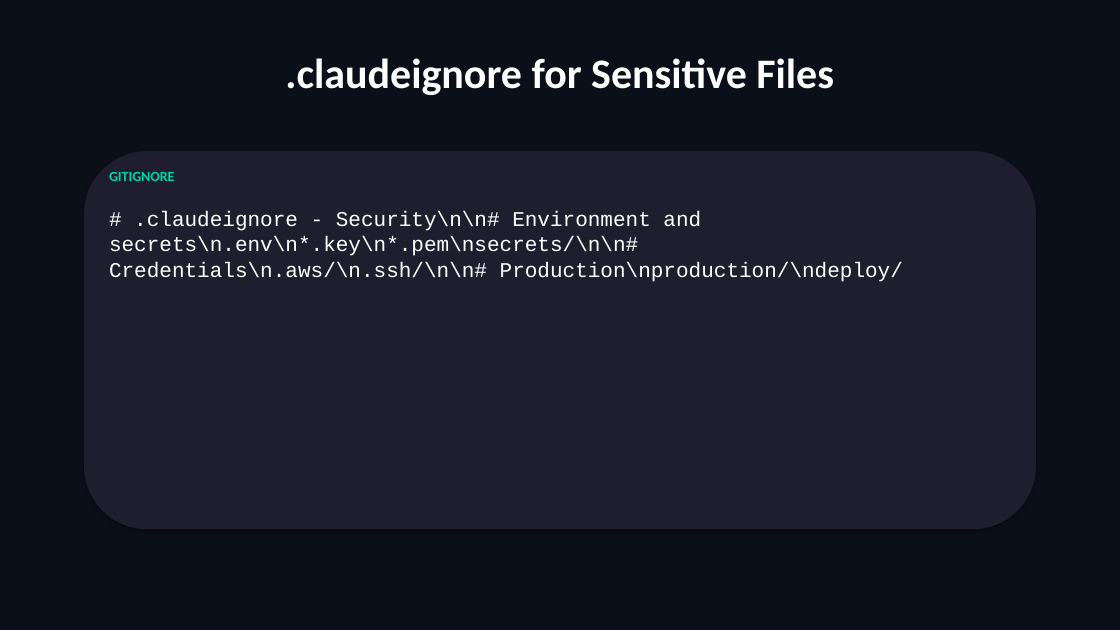
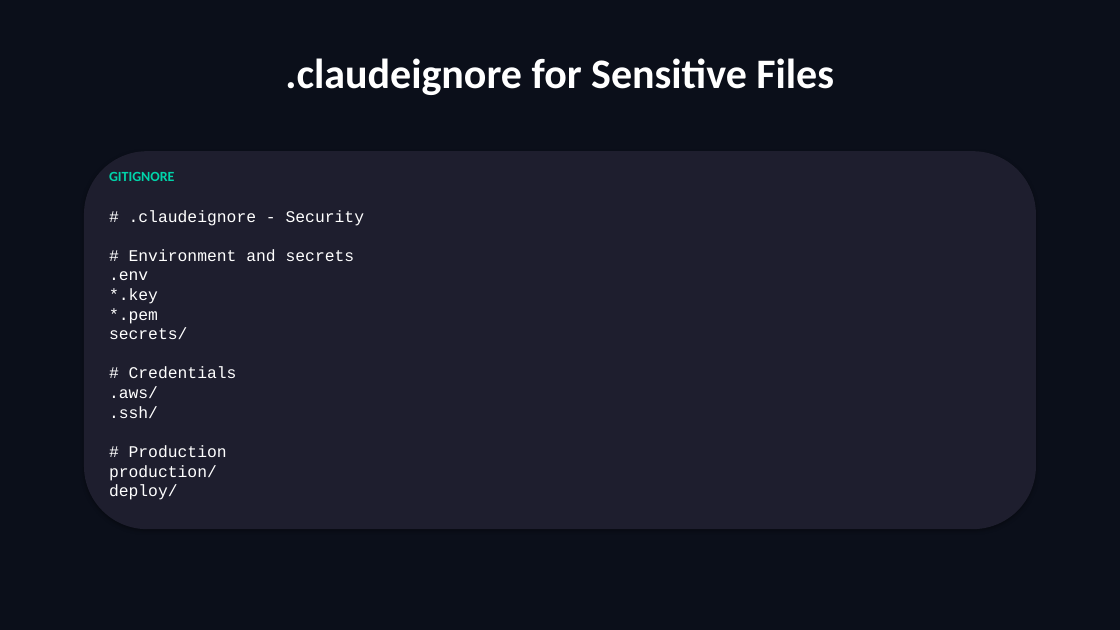
Before and after one commit to scottrhay/AIA-ClaudeCopilot, a slide deck: slide 80 of slides/Day2_Claude_Code_Fundamentals.pptx (slide 77 before the commit). Drawn at 1120x630 pixels with LibreOffice and Linux fonts; fonts in the diff are those of the drawing. Boxes give left, top, right and bottom in pixels: in the first picture for what was removed or moved away, otherwise in the second. Text is boxed around its words. In the diff, an @@ line names an element or a change of style, - is before the commit and + after.

Commit message:
fix: regenerate Day 2 — fix code wrap, section dividers, empty slides
Root cause: code handler had word_wrap=False causing wrap=none in XML,
making all code text extend off-screen. Fixed to word_wrap=True.
Section dividers now show subtitles. All 117 slides populated.

```diff
--- a/slides/Day2_Claude_Code_Fundamentals.pptx
+++ b/slides/Day2_Claude_Code_Fundamentals.pptx
@@ text at <box>109,210,364,500</box>: text changed; size 18 to 14 pt @@
-# .claudeignore - Security\n\n# Environment and secrets\n.env\n*.key\n*.pem\nsecrets/\n\n# Credentials\n.aws/\n.ssh/\n\n# Production\nproduction/\ndeploy/
+# .claudeignore - Security
+# Environment and secrets
+.env
+*.key
+*.pem
+secrets/
+# Credentials
+.aws/
+.ssh/
+# Production
+production/
+deploy/
```
Also in this commit, not shown: 34 other slides changed, 51 slides added, 48 slides removed.
